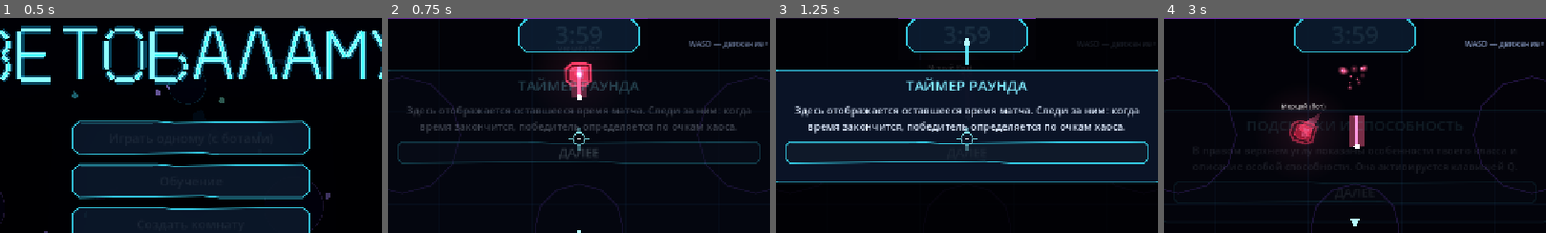
Above: before the commit, frames 1-4 (left to right).
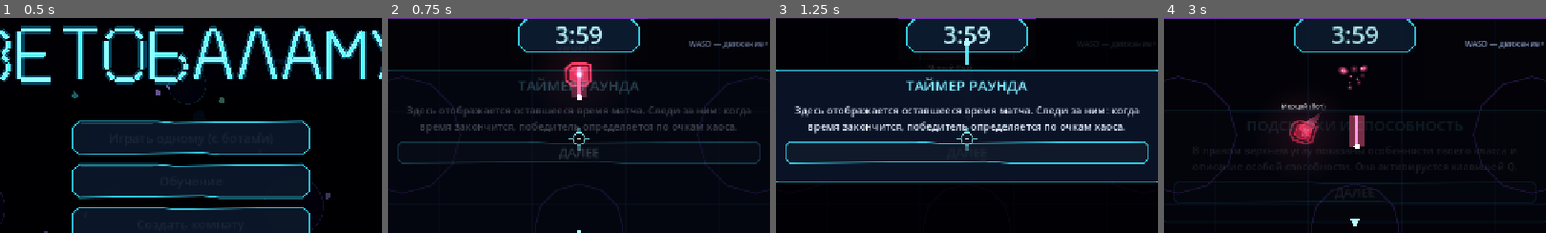
Above: after the commit, the same moments.

Repository: DvoreZZKy/svetobalamut
Game: Godot game, scene res://scenes/menu.tscn
Same seed, same stepped clock (60 frames per second), same inputs: the game is played once before the commit and once after it.
Inputs (mouse positions are % of the whole screen's width and height, from its top left):
- Up to frame 1 (0.5 s): no input
- Up to frame 2 (0.75 s): click "Играть одному (с ботами)" at 0.5 s
- Up to frame 3 (1.25 s): no input
- Up to frame 4 (3 s): tap Enter (restart) at 1.25 s; move the mouse to (72, 45) at 1.27 s; hold D (right) 1.28-2 s; hold Space (dash) 1.28-2 s; tap Q (ability) at 1.35 s; click (72, 45) at 1.42 s; click "ДАЛЕЕ" at 2 s; move the mouse to (30, 55) at 2.77 s; hold S (down) from 2.78 s (still down); tap Space (dash) at 2.85 s
The pictures show only the part of the screen within x 25-75%, y 1-51%; the shares and areas given below are measured in that part.

Frame 1 is identical in both runs. In frame 2, 0.6% of the frame differs, in the area x 44-56%, y 3-12%; in frame 3, 0.5%; in frame 4, 0.6%.

Commit message:
Optimize actor rendering and particle bursts, layer the timer and improve reticle

Diff:
--- a/scripts/arena.gd
+++ b/scripts/arena.gd
@@ -246,12 +246,14 @@
 		Vector2(-101, 15), Vector2(-101, -15)
 	])
 	timer_shape.color = Color("#0c1d31", 0.92)
+	timer_shape.z_index = -1
 	cl.add_child(timer_shape)
 	timer_outline = Line2D.new()
 	timer_outline.position = timer_shape.position
 	timer_outline.points = timer_shape.polygon
 	timer_outline.closed = true
 	timer_outline.width = 2.0
+	timer_outline.z_index = -1
 	timer_outline.default_color = Color("#39d9f0", 0.92)
 	cl.add_child(timer_outline)
 	timer_lbl.size = Vector2(190, 58)
@@ -385,6 +387,7 @@
 	cursor_canvas = Control.new()
 	cursor_canvas.mouse_filter = Control.MOUSE_FILTER_IGNORE
 	cursor_canvas.size = Vector2(38, 38)
+	cursor_canvas.z_index = 100
 	cursor_canvas.draw.connect(_draw_aim_cursor)
 	cursor_layer.add_child(cursor_canvas)
 	Input.mouse_mode = Input.MOUSE_MODE_HIDDEN
@@ -635,7 +638,14 @@
 		var actor = pv.actor
 		var halo: Sprite2D = pv.halo
 		var local_ring: Line2D = pv.local_ring
-		actor.setup(int(pd.k), G.col(int(pd.c)), int(pd.get("outfit", 0)), int(pd.get("hat", 0)))
+		var new_outfit := int(pd.get("outfit", 0))
+		var new_hat := int(pd.get("hat", 0))
+		if pv.kind != int(pd.k) or pv.ci != int(pd.c) or int(pv.get("outfit", -1)) != new_outfit or int(pv.get("hat", -1)) != new_hat:
+			actor.setup(int(pd.k), G.col(int(pd.c)), new_outfit, new_hat)
+			pv.kind = int(pd.k)
+			pv.ci = int(pd.c)
+			pv.outfit = new_outfit
+			pv.hat = new_hat
 		var lbl: Label = pv.lbl
 		root.visible = vis
 		local_ring.visible = (id == local_id and not shadow)
@@ -914,12 +924,19 @@
 
 
 func burst(pos: Vector2, col: Color, amount: int, speed: float, life: float) -> void:
+	# Keep event bursts lightweight: many overlapping CPU particle systems were a major frame-time spike.
+	var active_bursts := 0
+	for child in fx_layer.get_children():
+		if child is CPUParticles2D:
+			active_bursts += 1
+	if active_bursts >= 10:
+		return
 	var p := CPUParticles2D.new()
 	p.position = pos
 	p.texture = halo_tex
 	p.material = add_mat
-	p.amount = amount
-	p.lifetime = life
+	p.amount = mini(amount, 30)
+	p.lifetime = minf(life, 0.65)
 	p.one_shot = true
 	p.explosiveness = 1.0
 	p.direction = Vector2.RIGHT
@@ -935,7 +952,7 @@
 	p.color_ramp = fade_grad
 	fx_layer.add_child(p)
 	p.emitting = true
-	get_tree().create_timer(life + 0.3).timeout.connect(p.queue_free)
+	get_tree().create_timer(minf(life, 0.65) + 0.3).timeout.connect(p.queue_free)
 
 
 func flash(pos: Vector2, radius: float, col: Color, dur := 0.4) -> void:
